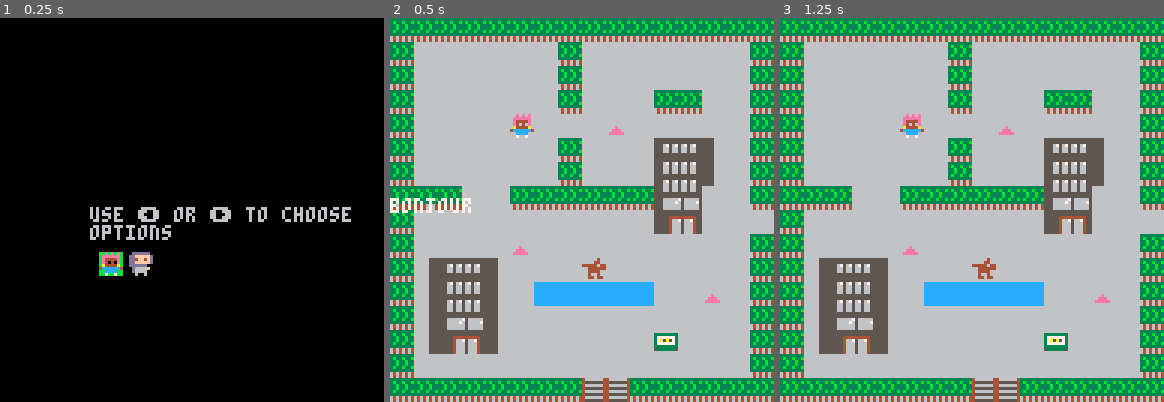
Above: before the commit, frames 1-3 (left to right).
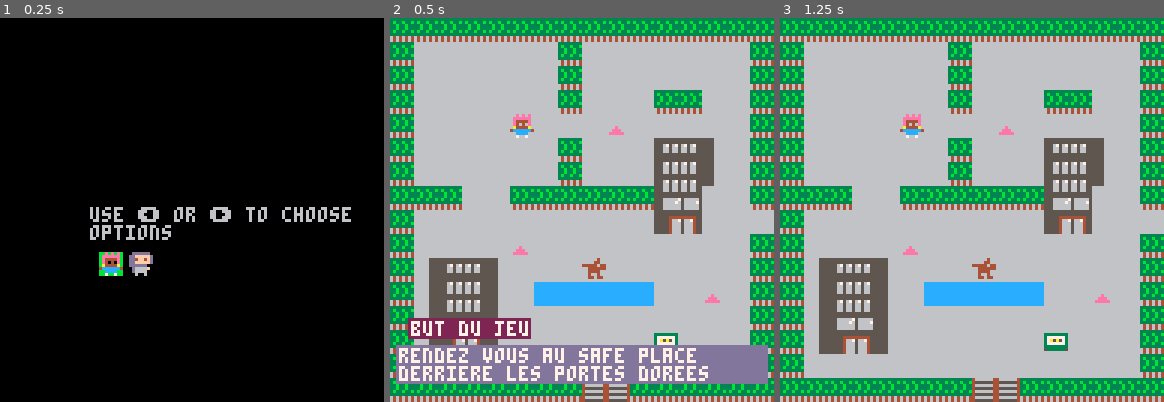
Above: after the commit, the same moments.

Repository: ClaraJacot/Pico8
Game: PICO-8 cartridge test3.p8
Same seed, same stepped clock (60 frames per second), same inputs: the game is played once before the commit and once after it.
Inputs:
- Up to frame 1 (0.25 s): no input
- Up to frame 2 (0.5 s): tap X (X key) at 0.33 s
- Up to frame 3 (1.25 s): tap X (X key) at 1.07 s

Frame 1 is identical in both runs. In frame 2, 12% of the frame differs, in the area x 0-99%, y 46-96%; in frame 3, nothing differs.

Commit message:
meilleurs msg

Diff:
--- a/test3.p8
+++ b/test3.p8
@@ -26,7 +26,7 @@
 		cls(6)
 		draw_map()
 		draw_player()
-		draw_msg()
+		camera()draw_msg()
 	end
 end
 -->8
@@ -115,7 +115,8 @@
 
 function init_msg()
 message={}
-create_msg("clara","bonjour")
+create_msg("but du jeu",
+"rendez vous au safe place\nderriere les portes dorees")
 end
 
 function create_msg(name,...)
@@ -135,7 +136,11 @@
 			if p.y%16>=9 then
 				y=10
 			end
-		print (message[1],0,60,7)
+		rectfill(6,y,
+		6+#msg_title*4,y+6,2)
+		print (msg_title,7,y+1,7)
+		rectfill(2,y+9,125,y+21,13)
+		print (message[1],3,y+10,7)
 	end
 end
 -->8
